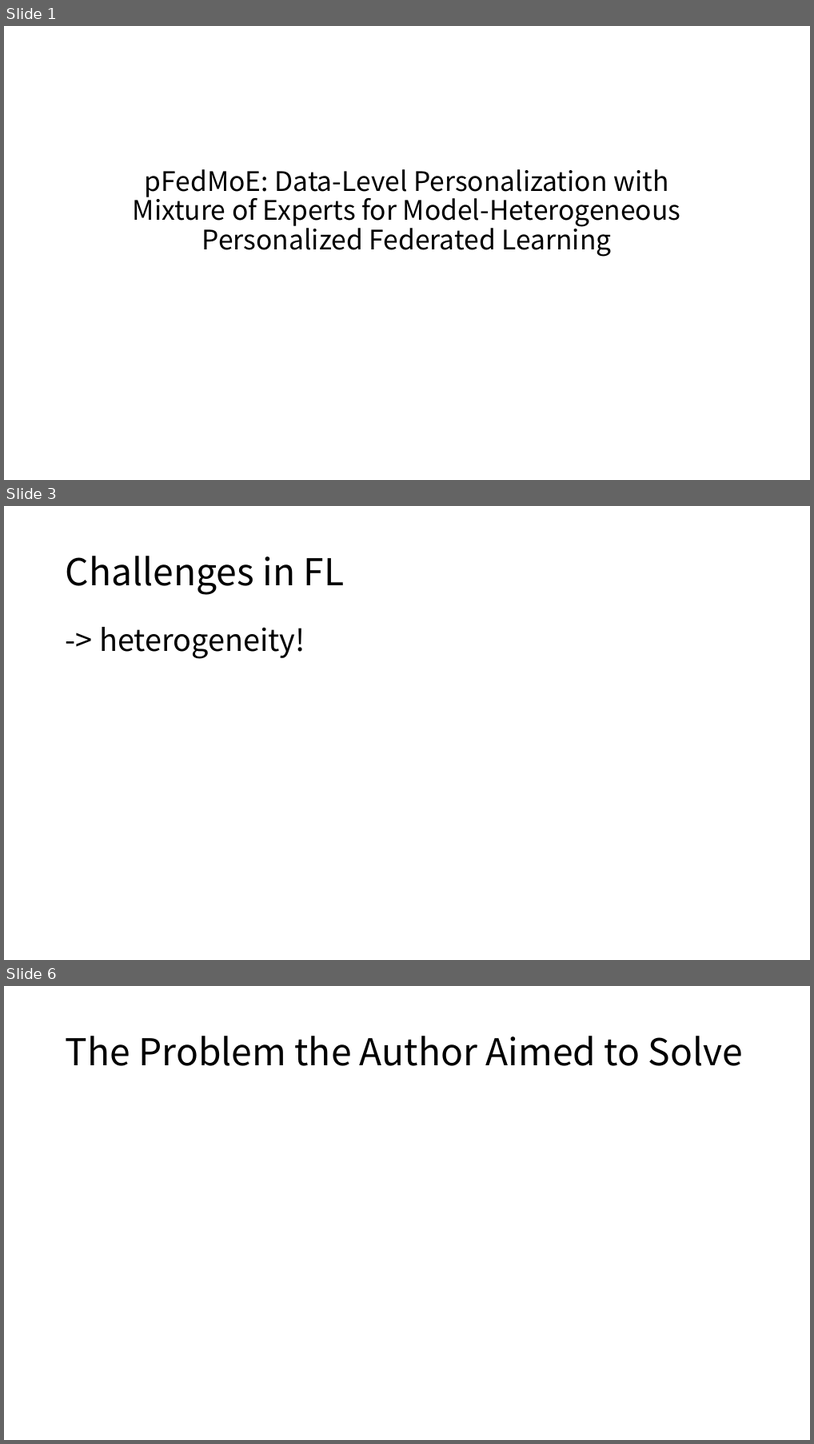
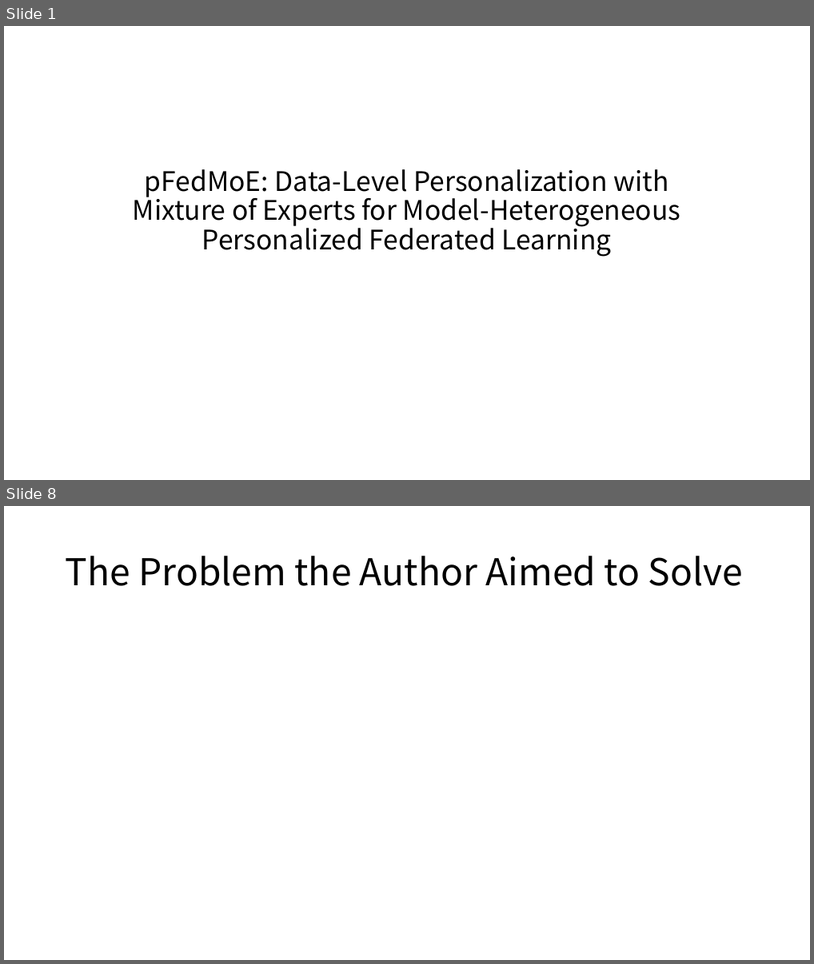
Before and after one commit to topaz11100/icon_semina, a slide deck: 0311/세미나발표.pptx. Shown one above the other, each under a label of ours: slides 1, 3 and 6 before the commit, slides 1 and 8 after it; the slides between them are not shown. The pictures are 814x1444 and 814x964 pixels, drawn with LibreOffice and Linux fonts; fonts in the diff are those of the drawing. Boxes give left, top, right and bottom in pixels: in the first picture for what was removed or moved away, otherwise in the second. Text is boxed around its words. In the diff, an @@ line names an element or a change of style, - is before the commit and + after.

```diff
--- a/0311/세미나발표.pptx
+++ b/0311/세미나발표.pptx
@@ slide 3 removed at box(4, 506, 810, 960), background #FFFFFF @@
@@ title removed at box(66, 556, 345, 595) @@
-Challenges in FL
@@ text removed at box(99, 627, 305, 659) @@
--> heterogeneity!
@@ what was slide 6 is now slide 8 @@
```
Also in this commit, not shown: 8 slides changed, 9 slides added, 2 other slides removed.
